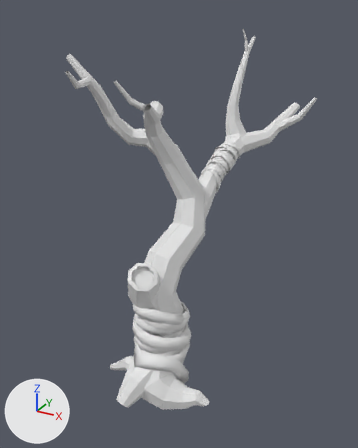
The FBX model Assets/Game/Art/Environment Assets/Trees/Tree.ShortPull.fbx, before and after one commit.
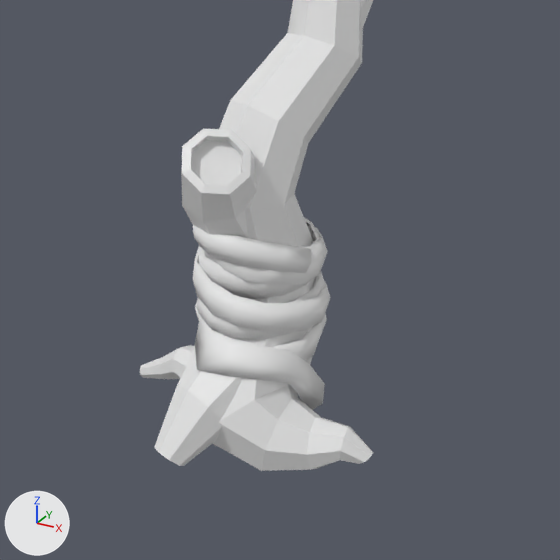
The first picture shows the older version from a 50 mm lens placed at (16.9, -104.0, 19.1), pointed at (-0.6, -72.2, 3.2). The close-ups show both versions on the part from 14% to 81% of the width and 46% to 100% of the height of that picture; other places that the commit changed are outside them. The axes (+X, +Y, +Z) are drawn at lower left. The lights are the same throughout. Materials are left out; every surface is plain grey. Vertices at the same position are counted once.

The scene before the commit, as lines of its bpy script (objects in view):
```python
me_beziercurve_006 = bpy.data.meshes.new('BezierCurve.006')
me_beziercurve_006.from_pydata(...)  # 383 vertices, 302 faces; spans x -1.88..4.2, y -2.15..2.54, z -2.04..2.04
me_beziercurve_006.materials.append(mat_ropepull)
me_nurbspath_013 = bpy.data.meshes.new('NurbsPath.013')
me_nurbspath_013.from_pydata(...)  # 597 vertices, 496 faces; spans x -2.58..0.38, y -1.77..0.38, z -1.94..0.38
# faces by material slot: [488, 8]
me_nurbspath_013.materials.append(mat_tree)
me_nurbspath_013.materials.append(mat_tree_hole)
ob_pull = bpy.data.objects.new('Pull', me_beziercurve_006)
ob_pull.location = (1.03, -77.74, -2.39)
ob_pull.rotation_euler = (1.571, 1.443, -1.571)  # degrees (90, 83, -90)
ob_pull.scale = (1.09, 1.09, 1.09)
ob_tree = bpy.data.objects.new('Tree', me_nurbspath_013)
ob_tree.location = (1.02, -79.18, -7.5)
ob_tree.rotation_euler = (0.414, -0.627, 0.658)  # degrees (24, -36, 38)
ob_tree.scale = (-10.4, -10.4, -10.4)
```
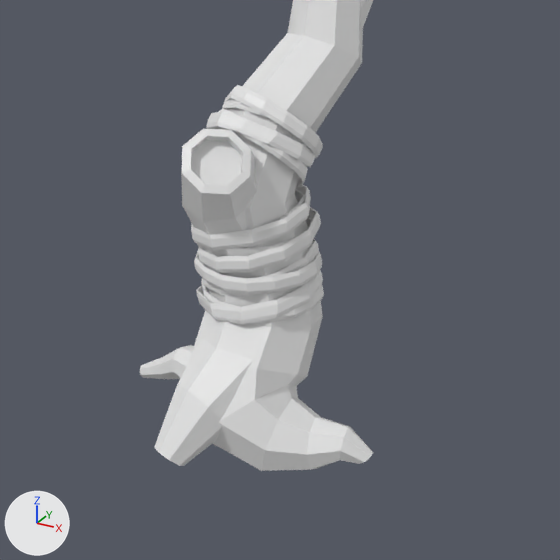
Changed parts and their boxes [x1, y1, x2, y2] in the close-ups (560 x 560 px):
'Pull', reshaped, moved, turned, rescaled: before [193, 217, 330, 410]; after [191, 85, 324, 324]
part 1 of me_beziercurve_006, rebuilt: before [193, 217, 327, 362]; after [194, 189, 324, 323]
part 2 of me_beziercurve_006, rebuilt: before [193, 227, 330, 410]; after [191, 98, 323, 324]
part 3 of me_beziercurve_006, added: after [219, 85, 323, 189]

The change in detail:
me_beziercurve_006 is used by ob_pull; location (1.03, -77.74, -2.39); rotation (1.571, 1.443, -1.571), in degrees (90, 83, -90); scale (1.09, 1.09, 1.09).
me_beziercurve_006 had 383 vertices, 302 faces and spanned x -1.88..4.2, y -2.15..2.54, z -2.04..2.04.
me_beziercurve_006 now has 1112 vertices, 1106 faces and spans x -1.88..6.31, y -2.6..2.18, z -2.39..2.29.
me_beziercurve_006 part 1: the loose piece of 212 vertices spanning x -1.84..2.32, y -1.99..1.93, z -1.98..1.96 is rebuilt with 384 vertices and now spans x -1.88..2.2, y -2.19..2.18, z -2.24..2.13.
me_beziercurve_006 part 2: the loose piece of 171 vertices spanning x -1.88..4.2, y -2.15..2.54, z -2.04..2.04 is rebuilt with 504 vertices and now spans x -1.82..6.07, y -2.37..2.16, z -2.27..2.29.
me_beziercurve_006 part 3: a new loose piece of 224 vertices spanning x 1.53..6.31, y -2.6..1.45, z -2.39..1.05.
me_beziercurve_006 part 4: the surface is now shaded flat.
Object 'Pull' (ob_pull) moves from (1.03, -77.74, -2.39) to (0.83, -77.57, -2.1).
Object 'Pull' (ob_pull) turns from (90, 83, -90) to (111, -102, -21) degrees about x, y and z.
Object 'Pull' (ob_pull) is rescaled from (1.09, 1.09, 1.09) to (0.903, 0.903, 0.903).
